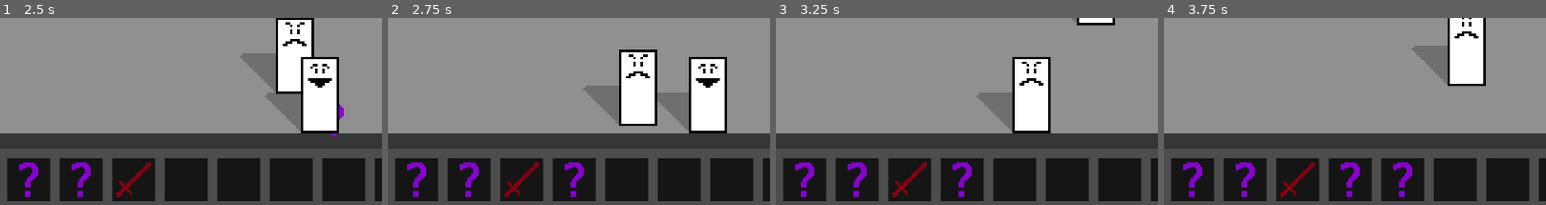
Above: before the commit, frames 1-4 (left to right).
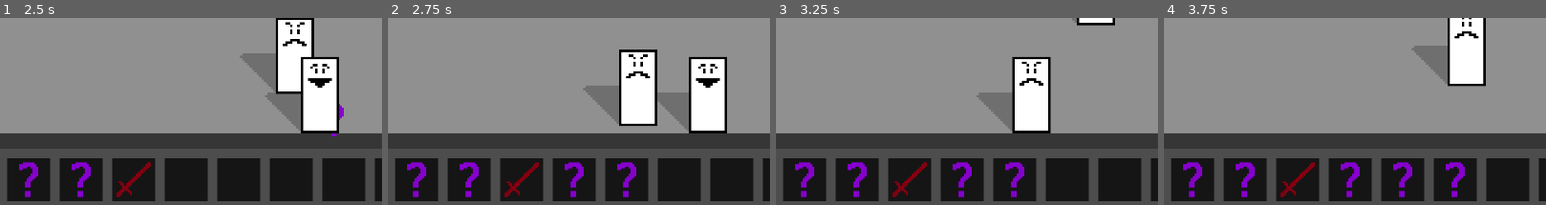
Above: after the commit, the same moments.

Repository: youkergav/Loot-Goblin
Game: Godot game, scene res://scenes/main.tscn
Same seed, same stepped clock (60 frames per second), same inputs: the game is played once before the commit and once after it.
Inputs:
- Up to frame 1 (2.5 s): tap Enter at 0.5 s; hold Right (ui_right) 0.53-1.28 s; hold Down (ui_down) 1.28-2.03 s; hold Right (ui_right) from 2.03 s (still down)
- Up to frame 2 (2.75 s): keep holding Right (ui_right)
- Up to frame 3 (3.25 s): release Right (ui_right) at 2.78 s; hold Up (ui_up) from 2.78 s (still down)
- Up to frame 4 (3.75 s): release Up (ui_up) at 3.53 s; hold Left (ui_left) from 3.53 s (still down)
The pictures show only the part of the screen within x 8-58%, y 48-98%; the shares and areas given below are measured in that part.

Frame 1 is identical in both runs. In frame 2, 0.4% of the frame differs, in the area x 60-65%, y 77-96%; in frame 3, 0.4%; in frame 4, 0.4%.

Commit message:
test commit

Diff:
--- a/scenes/main.tscn
+++ b/scenes/main.tscn
@@ -195,6 +195,10 @@
 position = Vector2(214, 45.000015)
 item_data = ExtResource("6_a8y0u")
 
+[node name="WorldItemJunk15" parent="World" instance=ExtResource("3_ya4ey")]
+position = Vector2(214, 45.000015)
+item_data = ExtResource("6_a8y0u")
+
 [node name="WorldItemJunk5" parent="World" instance=ExtResource("3_ya4ey")]
 position = Vector2(273, -32)
 item_data = ExtResource("6_a8y0u")
